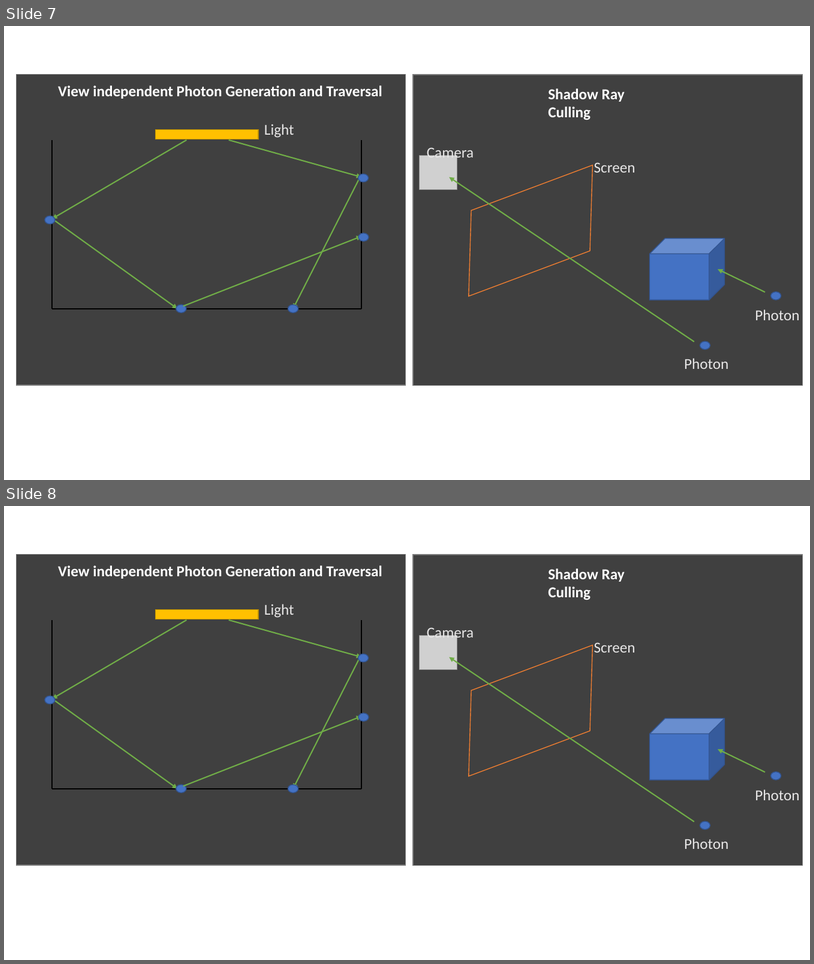
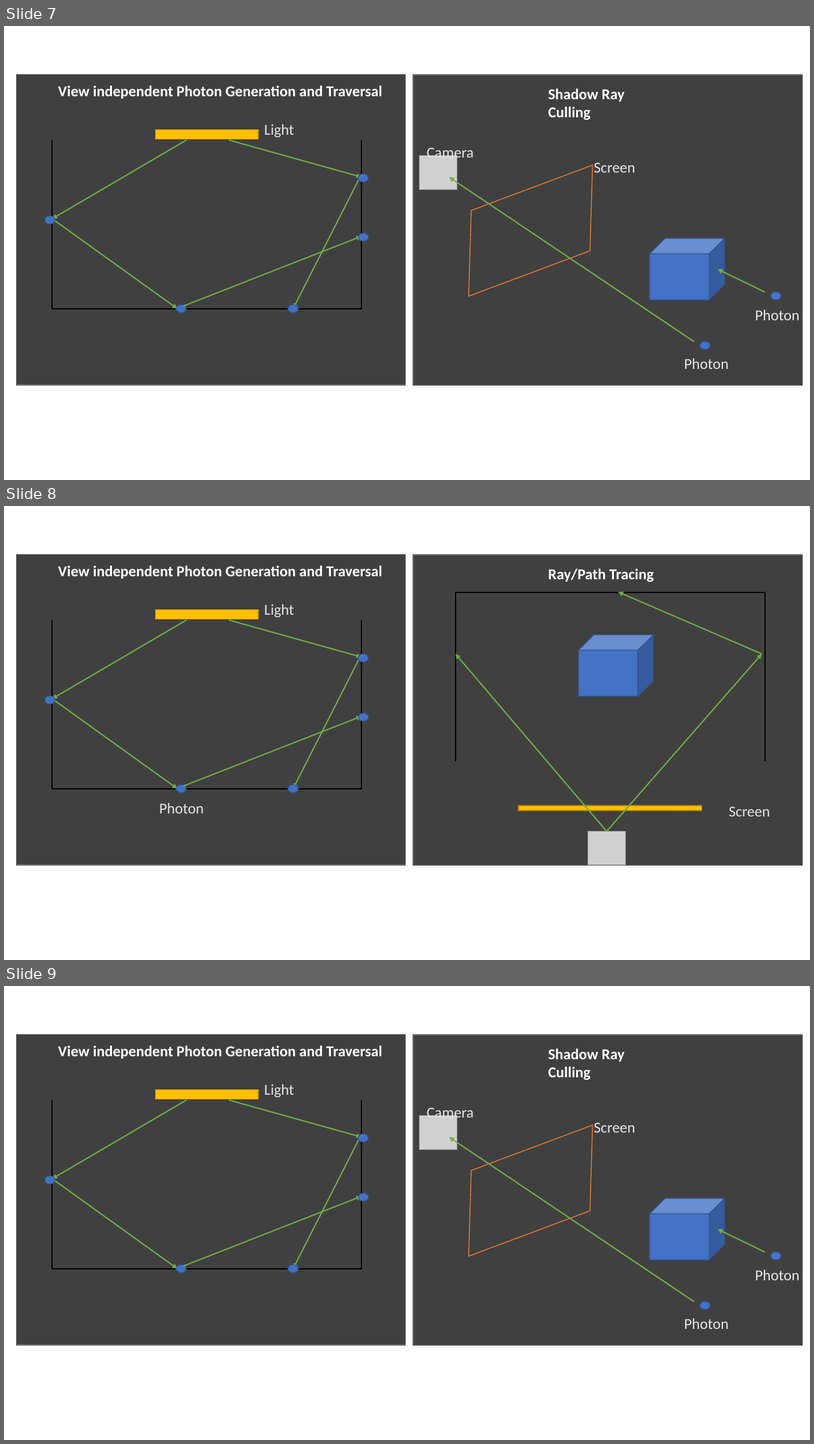
Before and after one commit to ananthaks/DXR-PhotonMapper, a slide deck: Docs/images/New Microsoft PowerPoint Presentation.pptx. Shown one above the other, each under a label of ours: slides 7 and 8 before the commit, slides 7, 8 and 9 after it. The pictures are 814x964 and 814x1444 pixels, drawn with LibreOffice and Linux fonts; fonts in the diff are those of the drawing; grey boxes stand for pictures. Boxes give left, top, right and bottom in pixels: in the first picture for what was removed or moved away, otherwise in the second. Text is boxed around its words. In the diff, an @@ line names an element or a change of style, - is before the commit and + after.

```diff
--- a/Docs/images/New Microsoft PowerPoint Presentation.pptx
+++ b/Docs/images/New Microsoft PowerPoint Presentation.pptx
@@ slide 8 added at (x1=4, y1=506, x2=810, y2=960), background #FFFFFF @@
@@ rectangle added at (x1=16, y1=555, x2=405, y2=865), fill #404040, outline #7A7A7A 1 pt @@
@@ text added at (x1=58, y1=565, x2=382, y2=579), 18 pt, text #FFFFFF, bold @@
+View independent Photon Generation and Traversal
@@ group added at (x1=414, y1=555, x2=803, y2=865): 3 lines, 3 arrows, 2 rectangles, 2 texts, 1 picture, 1 cube @@
+Ray/Path Tracing
+Screen
@@ rectangle added at (x1=155, y1=609, x2=258, y2=619), fill #FFC000, outline #BD8E00 1 pt @@
@@ text added at (x1=264, y1=604, x2=294, y2=618), 18 pt, text #E7E6E6 @@
+Light
@@ line added from (53, 620) to (53, 789), #000000 1.5 pt @@
@@ arrow added from (186, 620) to (53, 699), #70AD47 1.5 pt @@
@@ arrow added from (229, 620) to (362, 657), #70AD47 1.5 pt @@
@@ line added from (362, 620) to (362, 789), #000000 1.5 pt @@
@@ arrow added from (360, 657) to (293, 789), #70AD47 1.5 pt @@
@@ ellipse added at (x1=359, y1=654, x2=369, y2=661), fill #4472C4, outline #325491 1 pt @@
@@ ellipse added at (x1=45, y1=696, x2=55, y2=704), fill #4472C4, outline #325491 1 pt @@
@@ arrow added from (53, 699) to (177, 789), #70AD47 1.5 pt @@
@@ arrow added from (183, 786) to (362, 716), #70AD47 1.5 pt @@
@@ ellipse added at (x1=359, y1=713, x2=369, y2=721), fill #4472C4, outline #325491 1 pt @@
@@ line added from (53, 789) to (362, 789), #000000 1.5 pt @@
@@ ellipse added at (x1=176, y1=784, x2=186, y2=792), fill #4472C4, outline #325491 1 pt @@
@@ ellipse added at (x1=288, y1=784, x2=299, y2=792), fill #4472C4, outline #325491 1 pt @@
@@ text added at (x1=159, y1=802, x2=204, y2=813), 18 pt, text #E7E6E6 @@
+Photon
@@ what was slide 8 is now slide 9 @@
```
Also in this commit, not shown: 1 slide changed, 2 other slides added, 6 other files.
